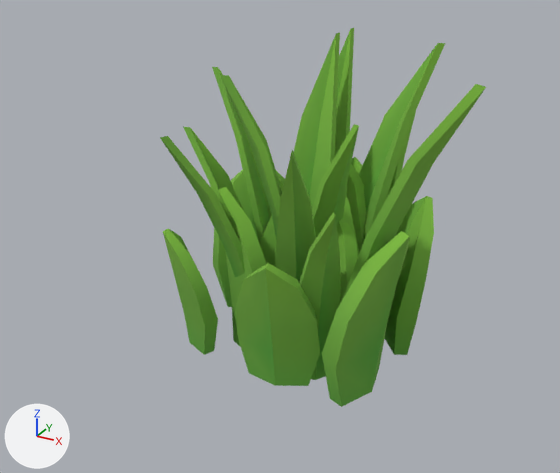
The glTF model root/public/kids-assets/models/hero/HeroGrass.glb, before and after one commit.
The view is the same before and after, from a 50 mm lens placed at (0.935, -1.877, 1.241), pointed at (-0.073, -0.045, 0.325). Every picture has the same lights, and +X, +Y and +Z are marked at lower left. The picture after the commit comes second. Where no turn or scale is listed for an object, it has been applied to the vertices.

Script lines for the objects in view, before the commit:
```python
me_grass_1_a_color1 = bpy.data.meshes.new('Grass_1_A_Color1')
me_grass_1_a_color1.from_pydata(...)  # 26 vertices, 44 faces; spans x -0.17..0.17, y -0.076..0.076, z -0.28..0.28
me_grass_1_a_color1.materials.append(mat_forest)  # picture img_forest_texture
me_grass_1_c_color1 = bpy.data.meshes.new('Grass_1_C_Color1')
me_grass_1_c_color1.from_pydata(...)  # 216 vertices, 360 faces; spans x -0.376..0.376, y -0.359..0.359, z -0.292..0.292
me_grass_1_c_color1.materials.append(mat_forest)  # picture img_forest_texture
me_grass_2_c_color1 = bpy.data.meshes.new('Grass_2_C_Color1')
me_grass_2_c_color1.from_pydata(...)  # 312 vertices, 528 faces; spans x -0.448..0.448, y -0.379..0.379, z -0.468..0.468
me_grass_2_c_color1.materials.append(mat_forest)  # picture img_forest_texture
ob_grass_1_a_color1 = bpy.data.objects.new('Grass_1_A_Color1', me_grass_1_a_color1)
ob_grass_1_a_color1.location = (0.0, 0.002, 0.26)
ob_grass_1_c_color1 = bpy.data.objects.new('Grass_1_C_Color1', me_grass_1_c_color1)
ob_grass_1_c_color1.location = (-0.018, 0.026, 0.255)
ob_grass_2_c_color1 = bpy.data.objects.new('Grass_2_C_Color1', me_grass_2_c_color1)
ob_grass_2_c_color1.location = (0.045, 0.056, 0.42)
# also in view: 'Grass_2_A_Color1' at (0.0, 0.047, 0.428)
```
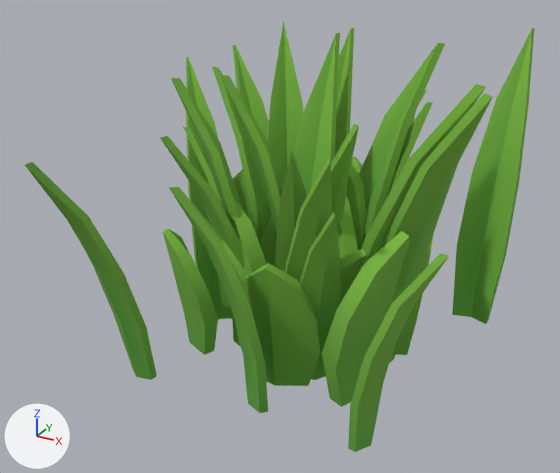
The change in detail:
Mesh me_grass_2_d_color1 is new.
It has 312 vertices, 528 faces and spans x -0.552..0.552, y -0.683..0.683, z -0.468..0.468.
It uses material mat_forest (picture img_forest_texture).
Mesh me_grass_1_b_color1 is new.
It has 76 vertices, 128 faces and spans x -0.253..0.253, y -0.278..0.278, z -0.269..0.269.
It uses material mat_forest (picture img_forest_texture).
Object 'Grass_2_D_Color1' (ob_grass_2_d_color1) is new; it shows me_grass_2_d_color1.
Its location is (-0.021, 0.029, 0.42).
Object 'Grass_1_B_Color1' (ob_grass_1_b_color1) is new; it shows me_grass_1_b_color1.
Its location is (-0.013, 0.059, 0.212).

Location of each change, [x1, y1, x2, y2] in pixels of the pictures (560 x 473 px):
'Grass_2_D_Color1', added (green)
    after: [25, 22, 534, 452]
'Grass_1_B_Color1', added (mostly hidden)
    after: [204, 156, 368, 303]
